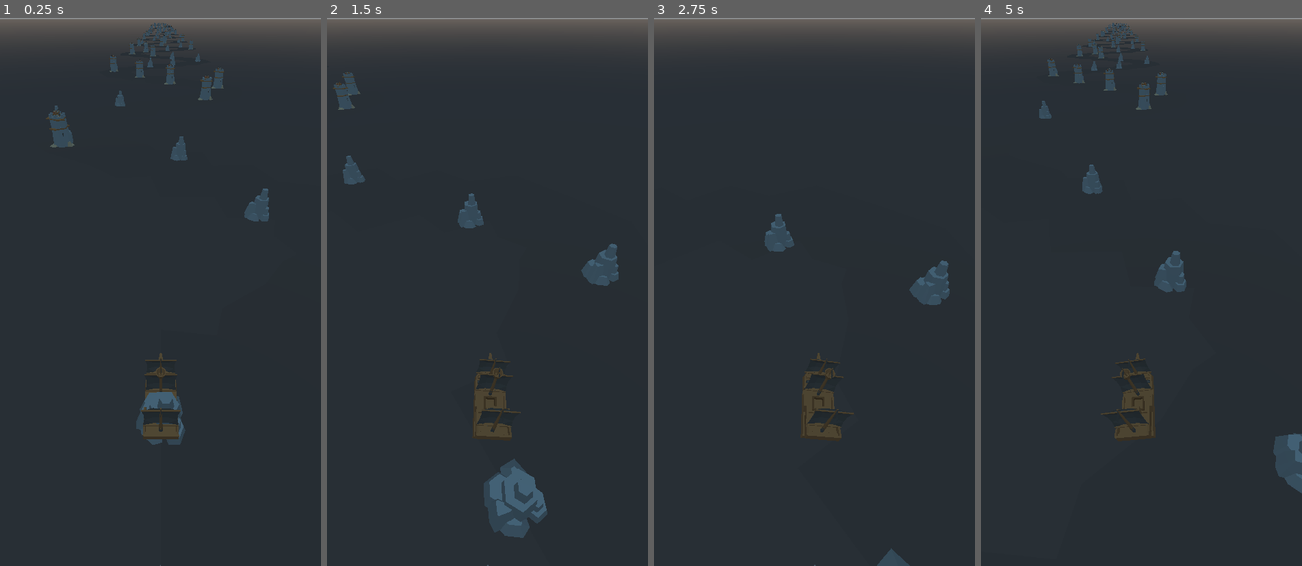
Above: before the commit, frames 1-4 (left to right).
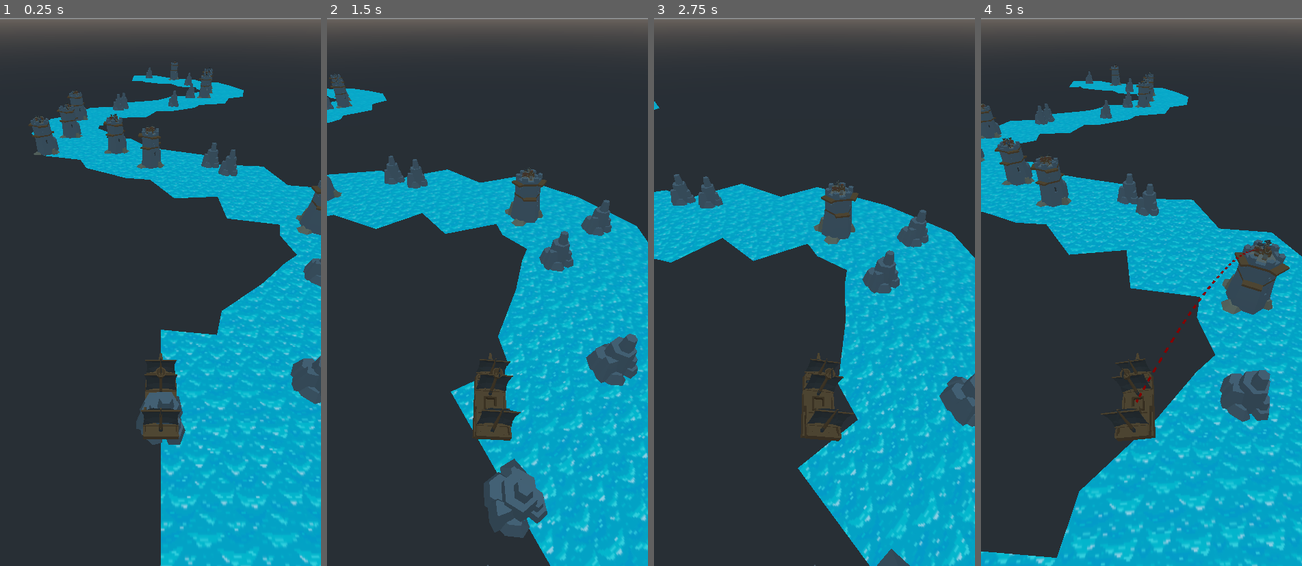
Above: after the commit, the same moments.

Repository: meabefir/Shippy
Game: Godot game, scene res://scenes/MainStage.tscn
Same seed, same stepped clock (60 frames per second), same inputs: the game is played once before the commit and once after it.
Inputs:
- Up to frame 1 (0.25 s): no input
- Up to frame 2 (1.5 s): hold D (right) 0.53-1.28 s; tap Space (shoot, bound only after the commit) at 0.6, 1.35 s; hold A (left) from 1.28 s (still down)
- Up to frame 3 (2.75 s): release A (left) at 2.03 s; hold D (right) from 2.03 s (still down); tap Space (shoot, bound only after the commit) at 2.1 s
- Up to frame 4 (5 s): tap Space (shoot, bound only after the commit) at 2.85, 3.6, 4.35 s; release D (right) at 3.53 s; hold A (left) from 3.53 s (still down)

The runs differ from the first frame. In frame 1, 34% of the frame differs, in the area x 8-100%, y 0-100%; in frame 2, 34%; in frame 3, 34%; in frame 4, 42%, in the area x 0-100%, y 0-100%.

Commit message:
cannonballs that do no damage

Diff:
--- a/project.godot
+++ b/project.godot
@@ -15,12 +15,18 @@
 "path": "res://scenes/gameplay/Boat.gd"
 }, {
 "base": "Spatial",
+"class": "CannonBall",
+"language": "GDScript",
+"path": "res://scenes/gameplay/CannonBall.gd"
+}, {
+"base": "Spatial",
 "class": "Pirate",
 "language": "GDScript",
 "path": "res://scenes/gameplay/Pirate.gd"
 } ]
 _global_script_class_icons={
 "Boat": "",
+"CannonBall": "",
 "Pirate": ""
 }
 
@@ -61,6 +67,11 @@
 , Object(InputEventKey,"resource_local_to_scene":false,"resource_name":"","device":0,"alt":false,"shift":false,"control":false,"meta":false,"command":false,"pressed":false,"scancode":0,"physical_scancode":16777233,"unicode":0,"echo":false,"script":null)
  ]
 }
+shoot={
+"deadzone": 0.5,
+"events": [ Object(InputEventKey,"resource_local_to_scene":false,"resource_name":"","device":0,"alt":false,"shift":false,"control":false,"meta":false,"command":false,"pressed":false,"scancode":0,"physical_scancode":32,"unicode":0,"echo":false,"script":null)
+ ]
+}
 
 [layer_names]
 
--- a/scenes/MainStage.gd
+++ b/scenes/MainStage.gd
@@ -6,15 +6,15 @@
 onready var location = $"%PathSpawnLocation"
 
 func _ready():
-	load_stone(1)
+	load_stone()
 
 func _process(_delta):
 	pass
 
-func load_stone(offset_z: float):
-
-	for _i in range (0, 100):
-		location.unit_offset = float(_i) / 100
+func load_stone():
+	var n = 22
+	for _i in range (0, n):
+		location.unit_offset = float(_i) / n
 		location.h_offset = rand_range(-1, 1)
 		var pos = location.global_transform.origin
 		pos *= 51
--- a/scenes/MainStage.tscn
+++ b/scenes/MainStage.tscn
@@ -12,28 +12,79 @@
 "tilts": PoolRealArray( 0, 0, 0, 0, 0, 0, 0, 0, 0, 0 )
 }
 
-[sub_resource type="Shader" id=4]
-code = "shader_type canvas_item;
-
-uniform sampler2D water_tex;
-uniform sampler2D noise_tex;
-
-uniform float mix_factor = 0.f;
-
-void fragment() {
-//	COLOR = mix(texture(tex1, UV), texture(tex2, UV), mix_factor);
-//	COLOR = texture(water_tex, UV);
-	COLOR = vec4(1,0,0,1);
-}"
-
-[sub_resource type="ShaderMaterial" id=3]
-shader = SubResource( 4 )
-shader_param/mix_factor = 0.0
-shader_param/water_tex = ExtResource( 3 )
-
 [sub_resource type="SpatialMaterial" id=2]
 albedo_texture = ExtResource( 3 )
 uv1_triplanar = true
+
+[sub_resource type="Shader" id=3]
+code = "// NOTE: Shader automatically converted from Godot Engine 3.5.2.stable's SpatialMaterial.
+
+shader_type spatial;
+render_mode async_visible,blend_mix,depth_draw_opaque,cull_back,diffuse_burley,specular_schlick_ggx;
+uniform vec4 albedo : hint_color;
+uniform sampler2D texture_albedo : hint_albedo;
+uniform float specular;
+uniform float metallic;
+uniform float roughness : hint_range(0,1);
+uniform float point_size : hint_range(0,128);
+varying vec3 uv1_triplanar_pos;
+uniform float uv1_blend_sharpness;
+varying vec3 uv1_power_normal;
+uniform vec3 uv1_scale;
+uniform vec3 uv1_offset;
+uniform vec3 uv2_scale;
+uniform vec3 uv2_offset;
+
+
+void vertex() {
+	TANGENT = vec3(0.0,0.0,-1.0) * abs(NORMAL.x);
+	TANGENT+= vec3(1.0,0.0,0.0) * abs(NORMAL.y);
+	TANGENT+= vec3(1.0,0.0,0.0) * abs(NORMAL.z);
+	TANGENT = normalize(TANGENT);
+	BINORMAL = vec3(0.0,1.0,0.0) * abs(NORMAL.x);
+	BINORMAL+= vec3(0.0,0.0,-1.0) * abs(NORMAL.y);
+	BINORMAL+= vec3(0.0,1.0,0.0) * abs(NORMAL.z);
+	BINORMAL = normalize(BINORMAL);
+	uv1_power_normal=pow(abs(NORMAL),vec3(uv1_blend_sharpness));
+	uv1_power_normal/=dot(uv1_power_normal,vec3(1.0));
+	uv1_triplanar_pos = VERTEX * uv1_scale + uv1_offset;
+	uv1_triplanar_pos *= vec3(1.0,-1.0, 1.0);
+}
+
+
+vec4 triplanar_texture(sampler2D p_sampler,vec3 p_weights,vec3 p_triplanar_pos) {
+	vec4 samp=vec4(0.0);
+	samp+= texture(p_sampler,p_triplanar_pos.xy) * p_weights.z;
+	samp+= texture(p_sampler,p_triplanar_pos.xz) * p_weights.y;
+	samp+= texture(p_sampler,p_triplanar_pos.zy * vec2(-1.0,1.0)) * p_weights.x;
+	return samp;
+}
+
+
+void fragment() {
+	vec4 albedo_tex = triplanar_texture(texture_albedo,uv1_power_normal,uv1_triplanar_pos);
+	float avg = (albedo_tex.x + albedo_tex.y + albedo_tex.z) / 3.f;
+	ALBEDO = albedo.rgb * albedo_tex.rgb;
+//	ALBEDO = albedo.rgb * avg;
+	METALLIC = metallic;
+	ROUGHNESS = roughness;
+	SPECULAR = specular;
+}
+"
+
+[sub_resource type="ShaderMaterial" id=4]
+shader = SubResource( 3 )
+shader_param/albedo = Color( 1, 1, 1, 1 )
+shader_param/specular = 0.5
+shader_param/metallic = 0.0
+shader_param/roughness = 1.0
+shader_param/point_size = 1.0
+shader_param/uv1_blend_sharpness = 1.0
+shader_param/uv1_scale = Vector3( 1, 1, 1 )
+shader_param/uv1_offset = Vector3( 0, 0, 0 )
+shader_param/uv2_scale = Vector3( 1, 1, 1 )
+shader_param/uv2_offset = Vector3( 0, 0, 0 )
+shader_param/texture_albedo = ExtResource( 3 )
 
 [node name="MainStage" type="Spatial"]
 script = ExtResource( 2 )
@@ -44,7 +95,6 @@
 
 [node name="WaterMesh" type="CSGPolygon" parent="Path"]
 transform = Transform( 51, 0, 0, 0, 51, 0, 0, 0, 51, 0, 0, 0 )
-material_override = SubResource( 3 )
 use_collision = true
 polygon = PoolVector2Array( 0, 0, -1, 0, 1, 0, 1, 0 )
 mode = 2
@@ -60,8 +110,27 @@
 material = SubResource( 2 )
 script = ExtResource( 4 )
 
+[node name="WaterMesh2" type="CSGPolygon" parent="Path"]
+transform = Transform( 51, 0, 0, 0, 51, 0, 0, 0, 51, 0, 0, 0 )
+visible = false
+use_collision = true
+polygon = PoolVector2Array( 0, 0, -1, 0, 1, 0, 1, 0 )
+mode = 2
+path_node = NodePath("..")
+path_interval_type = 0
+path_interval = 1.0
+path_simplify_angle = 0.0
+path_rotation = 2
+path_local = false
+path_continuous_u = true
+path_u_distance = 1.0
+path_joined = false
+material = SubResource( 4 )
+
 [node name="PathSpawnLocation" type="PathFollow" parent="Path"]
 unique_name_in_owner = true
 transform = Transform( 1, 0, 0, 0, 1, 0, 0, 0, 1, 0, 0, -5 )
 
 [node name="boat" parent="." instance=ExtResource( 5 )]
+
+[node name="projectiles" type="Spatial" parent="." groups=["projectiles"]]
--- a/scenes/Path.gd
+++ b/scenes/Path.gd
@@ -2,6 +2,6 @@
 
 func _ready():
 	curve.clear_points()
-	for i in range(0, 10000):
+	for i in range(0, 1000):
 		var pos = Vector3(sin(float(i)/100)*3 ,0,-i/50)
 		curve.add_point(pos)
--- a/scenes/WaterMesh.gd
+++ b/scenes/WaterMesh.gd
@@ -2,4 +2,8 @@
 
 func _process(delta: float) -> void:
 	pass
+	# this for SpatialMaterial
 	material.uv1_offset = Vector3(Time.get_ticks_msec() * 0.0002, 0, 0)
+
+	# this for MaterialShader
+#	material.set_shader_param("uv1_offset", Vector3(Time.get_ticks_msec() * 0.0002, 0, 0))
--- a/scenes/gameplay/Boat.gd
+++ b/scenes/gameplay/Boat.gd
@@ -1,6 +1,8 @@
 extends Spatial
 
 class_name Boat
+
+onready var cannonBallScene = preload("res://scenes/gameplay/CannonBall.tscn")
 
 const BASE_SPEED = 25
 const TURN_SPEED = deg2rad(60)
@@ -15,6 +17,7 @@
 onready var boat = $"%boat_pivot"
 onready var model = $"%model_pivot"
 onready var pirateLookAt = $"%pirate_look_at"
+onready var targetingTurret = $"%TargetingTurret"
 
 # Called when the node enters the scene tree for the first time.
 func _ready():
@@ -24,7 +27,7 @@
 func _process(delta):
 #	movement update
 	var _move_input = Vector2.ZERO
-	if (Input.is_action_pressed("left")):
+	if Input.is_action_pressed("left"):
 		_move_input.x += 1
 	if Input.is_action_pressed("right"):
 		_move_input.x -= 1
@@ -44,9 +47,16 @@
 #	boat.global_translate(-model.transform.basis.z * BASE_SPEED * delta)
 	global_translate(-model.global_transform.basis.z * BASE_SPEED * delta)
 
-#	targeting update
-
+	if Input.is_action_just_pressed("shoot") and targetingTurret.target != null:
+		shoot()
 
 func _on_Area_area_entered(area: Area) -> void:
 	if area.collision_layer & CollisionLayers.OBSTACLE:
 		print("hit obstacle")
+
+func shoot():
+	var new_cannonball = cannonBallScene.instance()
+	var projectiles = get_tree().get_nodes_in_group("projectiles")[0]
+	projectiles.add_child(new_cannonball)
+
+	new_cannonball.init(targetingTurret.getCannonballPath())
--- a/scenes/gameplay/Boat.tscn
+++ b/scenes/gameplay/Boat.tscn
@@ -1,9 +1,10 @@
-[gd_scene load_steps=6 format=2]
+[gd_scene load_steps=7 format=2]
 
 [ext_resource path="res://assets/models/ship_dark.obj" type="ArrayMesh" id=1]
 [ext_resource path="res://scenes/gameplay/Boat.gd" type="Script" id=2]
 [ext_resource path="res://scenes/gameplay/boat_camera.gd" type="Script" id=3]
 [ext_resource path="res://scenes/gameplay/TargetingTurret.tscn" type="PackedScene" id=4]
+[ext_resource path="res://assets/models/pirate_captain.obj" type="ArrayMesh" id=5]
 
 [sub_resource type="CapsuleShape" id=1]
 radius = 7.0
@@ -22,6 +23,10 @@
 transform = Transform( 0.5, 0, 0, 0, 0.5, 0, 0, 0, 0.5, 0, 0, 0 )
 mesh = ExtResource( 1 )
 skeleton = NodePath("../../..")
+
+[node name="pirate_captain" type="MeshInstance" parent="boat_pivot/model_pivot"]
+transform = Transform( 0.375, 0, 0, 0, 0.375, 0, 0, 0, 0.375, 0, 11.6935, 7.76063 )
+mesh = ExtResource( 5 )
 
 [node name="pirate_look_at" type="Position3D" parent="boat_pivot/model_pivot"]
 unique_name_in_owner = true
@@ -48,6 +53,7 @@
 script = ExtResource( 3 )
 
 [node name="TargetingTurret" parent="." instance=ExtResource( 4 )]
+unique_name_in_owner = true
 transform = Transform( 1, 0, 0, 0, 1, 0, 0, 0, 1, 0, 8.96181, 0.342302 )
 skeleton = NodePath("../boat_pivot/model_pivot/pirate_look_at")
 
--- /dev/null
+++ b/scenes/gameplay/CannonBall.gd
@@ -0,0 +1,37 @@
+extends Spatial
+
+class_name CannonBall
+
+export var duration = .5
+
+var path_follow: PathFollow = null
+
+var currentPathProgress = 0
+
+# Called when the node enters the scene tree for the first time.
+func _ready() -> void:
+	pass # Replace with function body.
+
+func init(points):
+	var path = Path.new()
+	var curve = Curve3D.new()
+
+	for p in points:
+		curve.add_point(p)
+	path.curve = curve
+
+	path_follow = PathFollow.new()
+	path.add_child(path_follow)
+	add_child(path)
+
+func _process(delta: float) -> void:
+	if path_follow == null:
+		return
+
+	currentPathProgress += delta / duration
+	if currentPathProgress >= 1:
+		queue_free()
+		return
+	path_follow.unit_offset = currentPathProgress
+
+	global_transform.origin = path_follow.transform.origin
--- /dev/null
+++ b/scenes/gameplay/CannonBall.tscn
@@ -0,0 +1,11 @@
+[gd_scene load_steps=3 format=2]
+
+[ext_resource path="res://assets/models/cannonBall.obj" type="ArrayMesh" id=1]
+[ext_resource path="res://scenes/gameplay/CannonBall.gd" type="Script" id=2]
+
+[node name="CannonBall" type="Spatial"]
+script = ExtResource( 2 )
+
+[node name="cannonBall" type="MeshInstance" parent="."]
+transform = Transform( 2, 0, 0, 0, 2, 0, 0, 0, 2, 0, 0, 0 )
+mesh = ExtResource( 1 )
--- a/scenes/gameplay/TargetingTurret.gd
+++ b/scenes/gameplay/TargetingTurret.gd
@@ -1,6 +1,6 @@
 extends MeshInstance
 
-const MAX_DIST_TO_TARGET = 100
+const MAX_TARGETING_DISTANCE = 100
 
 var target = null
 
@@ -48,7 +48,11 @@
 		if current_distance < closest_distance:
 			closest_pirate = pirates[i]
 			closest_distance = current_distance
-	target =  closest_pirate
+
+	if closest_distance < MAX_TARGETING_DISTANCE:
+		target =  closest_pirate
+	else:
+		target = null
 
 func _process(delta: float) -> void:
 #	if target == null:
@@ -67,7 +71,7 @@
 		return
 
 	var distance_to_target = global_transform.origin.distance_to(target.center.global_transform.origin)
-	if distance_to_target > 100:
+	if distance_to_target > MAX_TARGETING_DISTANCE:
 		mesh = null
 		return
 
@@ -76,12 +80,6 @@
 	var path = getCannonballPath(false)
 
 	var st = SurfaceTool.new()
-#	st.begin(Mesh.PRIMITIVE_LINE_STRIP)
-#	for i in range(path.size()):
-#		st.add_color(Color(1,0,0))
-#		st.add_vertex(path[i])
-#		st.add_index(i)
-#
 
 	var thickness = 1
 	var half_thickness = thickness * .5
@@ -114,24 +112,9 @@
 	mesh = st.commit();
 
 func getCannonballPath(global = true):
-#	var ret = []
-#
-#	if target == null:
-#		return
-#	var distance_to_target = global_transform.origin.distance_to(target.center.global_transform.origin)
-#	var dir_to_target = (target.center.global_transform.origin - global_transform.origin).normalized()
-#
-#	var n = 40
-#	for i in range(n):
-#		var pos = dir_to_target * (float(i) / n) * distance_to_target
-#		if global:
-#			pos += global_transform.origin
-#		ret += [pos]
-#
-#	return ret
+	if target == null:
+		return []
 
-	if target == null:
-		return
 	var from = global_transform.origin
 	var to = target.center.global_transform.origin
 
